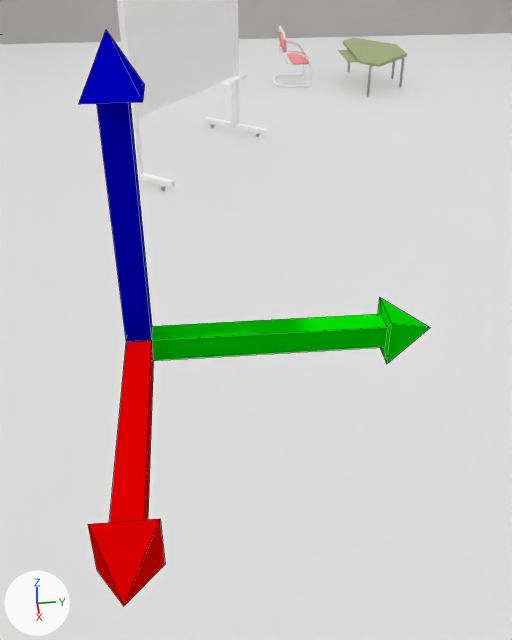
Two versions of the Blender file proteus_demo/data/morse_4walls.blend, one commit apart.
Both versions are drawn from a 50 mm lens placed at (9.251, -6.031, 4.345), pointed at (9.09, -6.015, 4.238). Arrows for +X, +Y and +Z are at lower left; the lights stay in place. Mesh edges are drawn as thin lines on the coarser meshes.

Objects in the first picture: 'Compass', 'Desk_2', 'Ground', 'Plane', 'whiteboard'.
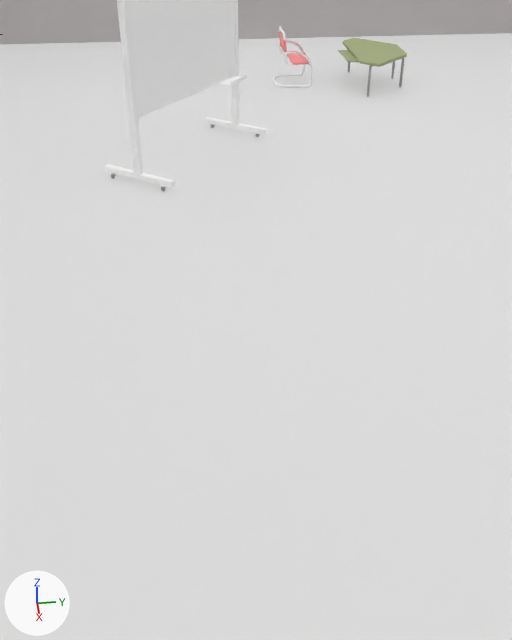
Location of each change, [x1, y1, x2, y2] in pixels of the pictures (512 x 640 px):
'Compass', deleted
    before: [79, 30, 430, 606]
    faces in mat_redmat (red #e70000): [88, 340, 165, 606]
    faces in mat_bluemat (blue #0000e7): [79, 30, 152, 342]
    faces in mat_greenmat (green #00e700): [152, 298, 430, 363]

Edits to the bpy script that builds the scene:
```text
Remove ob_compass:
    ob_compass = bpy.data.objects.new('Compass', me_cube)
    ob_compass.location = (9.0369, -6.0522, 4.1949)
```
